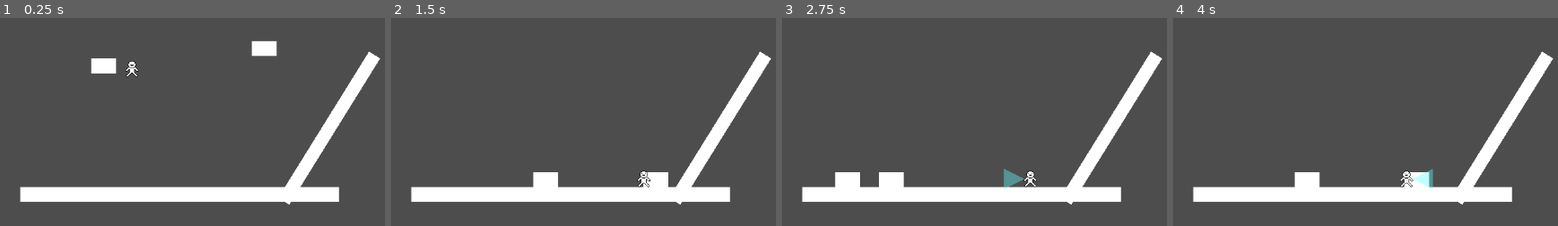
Above: before the commit, frames 1-4 (left to right).
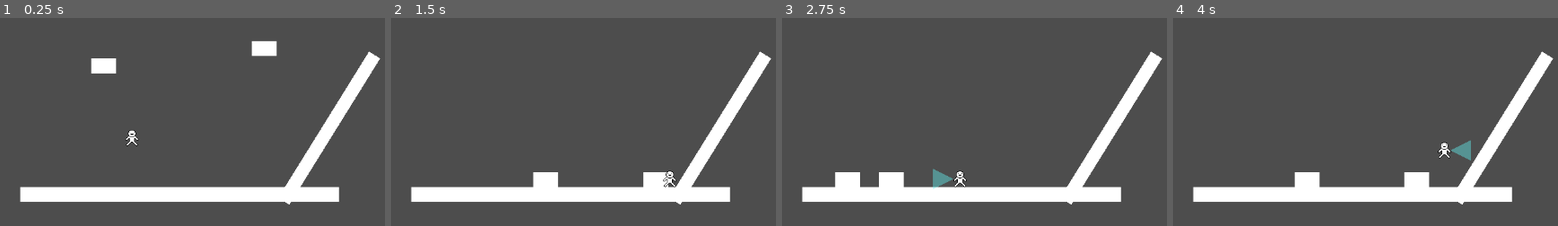
Above: after the commit, the same moments.

Repository: rafesholler/GMTK-2024
Game: Godot game, scene res://levels/test.tscn
Same seed, same stepped clock (60 frames per second), same inputs: the game is played once before the commit and once after it.
Inputs:
- Up to frame 1 (0.25 s): no input
- Up to frame 2 (1.5 s): hold Space (Jump) 0.53-1.28 s; hold D (Right) from 0.53 s (still down); tap E (Enlarge) at 1.35 s
- Up to frame 3 (2.75 s): tap Space (Jump) at 1.52, 1.55, 1.82, 2.3 s; release D (Right) at 2.03 s; hold A (Left) from 2.03 s (still down); hold Q (Shrink) from 2.03 s (still down)
- Up to frame 4 (4 s): release A (Left) at 2.78 s; release Q (Shrink) at 2.78 s; hold D (Right) from 2.78 s (still down); tap Space (Jump) at 2.85, 3.02, 3.32, 3.77, 3.8 s; hold E (Enlarge) from 3.53 s (still down)

The runs differ from the first frame. In frame 1, 0.3% of the frame differs, in the area x 32-36%, y 20-62%; in frame 2, 0.3%; in frame 3, 0.8%, in the area x 39-67%, y 72-83%; in frame 4, 0.8%.

Commit message:
movement update

Diff:
--- a/characters/player.gd
+++ b/characters/player.gd
@@ -2,7 +2,7 @@
 
 
 @export var SPEED = 300.0
-@export var JUMP_VEL = -300.0
+@export var JUMP_VEL = -500.0
 @export var ACCEL = 8.0
 @export var FRICT = 10.0
 @export var weight = 1
@@ -10,13 +10,9 @@
 var health = max_health
 
 func _physics_process(delta: float) -> void:
-	# Add the gravity.
-	if not is_on_floor():
-		velocity.y += 9.8 * weight
-
 	# Handle jump w/ jump cutting and buffer zone.
 	if Input.is_action_just_pressed("Jump") and is_on_floor():
-		$JumpCutTimer.start(.5)
+		$JumpCutTimer.start(.2)
 
 	#buffer jump for a few frames before landing
 	if Input.is_action_just_pressed("Jump") and not is_on_floor():
@@ -24,7 +20,7 @@
 
 	#jump if the player buffered it
 	if is_on_floor() and not $JumpBufferTimer.is_stopped():
-		$JumpCutTimer.start(.5)
+		$JumpCutTimer.start(.2)
 
 	if Input.is_action_pressed("Jump") and not $JumpCutTimer.is_stopped():
 		velocity.y = JUMP_VEL
@@ -32,6 +28,10 @@
 	#prevents double jumping
 	if Input.is_action_just_released("Jump") and not $JumpCutTimer.is_stopped():
 		$JumpCutTimer.stop()
+
+	# Add the gravity.
+	if not is_on_floor():
+		velocity.y += 9.8 * weight * delta
 
 	# Handle Movement
 	var direction := Input.get_axis("Left", "Right")
--- a/characters/player.tscn
+++ b/characters/player.tscn
@@ -38,6 +38,8 @@
 position = Vector2(0, -142)
 collision_mask = 17
 script = ExtResource("1_djl0v")
+ACCEL = 15.0
+weight = 400
 
 [node name="AnimatedSprite2D" type="AnimatedSprite2D" parent="."]
 sprite_frames = SubResource("SpriteFrames_hlh5c")
